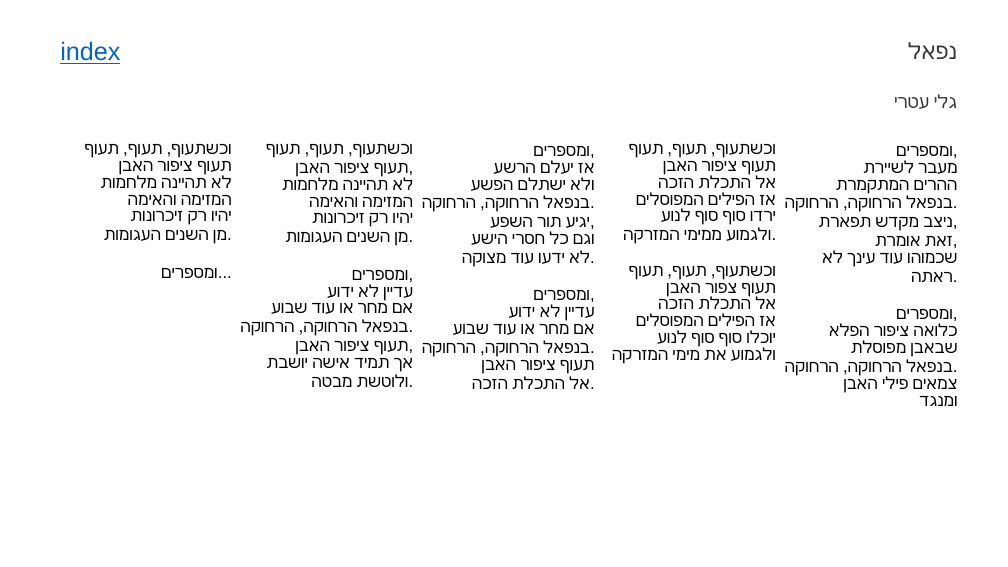
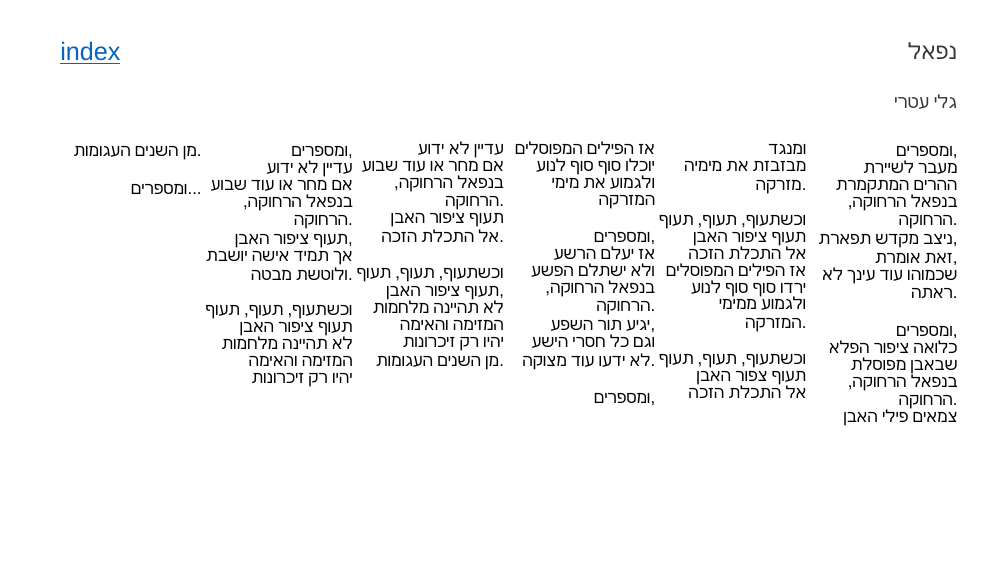
Before and after one commit to guypeled76/songs2slides, a slide deck: slide 89 of songs.pptx (slide 47 before the commit). Drawn at 1008x567 pixels with LibreOffice and Linux fonts; fonts in the diff are those of the drawing. Boxes give left, top, right and bottom in pixels: in the first picture for what was removed or moved away, otherwise in the second. Text is boxed around its words. In the diff, an @@ line names an element or a change of style, - is before the commit and + after.

```diff
--- a/songs.pptx
+++ b/songs.pptx
@@ table at (50, 141, 958, 544) @@
-column 1: וכשתעוף, תעוף, תעוף / תעוף ציפור האבן / לא תהיינה מלחמות / המזימה והאימה / יהיו רק זיכרונות / מן השנים העגומות. / ומספרים...
-column 2: וכשתעוף, תעוף, תעוף / תעוף ציפור האבן, / לא תהיינה מלחמות / המזימה והאימה / יהיו רק זיכרונות / מן השנים העגומות. / ומספרים, / עדיין לא ידוע / אם מחר או עוד שבוע / בנפאל הרחוקה, הרחוקה. / תעוף ציפור האבן, / אך תמיד אישה יושבת / ולוטשת מבטה.
-column 3: ומספרים, / אז יעלם הרשע / ולא ישתלם הפשע / בנפאל הרחוקה, הרחוקה. / יגיע תור השפע, / וגם כל חסרי הישע / לא ידעו עוד מצוקה. / ומספרים, / עדיין לא ידוע / אם מחר או עוד שבוע / בנפאל הרחוקה, הרחוקה. / תעוף ציפור האבן / אל התכלת הזכה.
-column 4: וכשתעוף, תעוף, תעוף / תעוף ציפור האבן / אל התכלת הזכה / אז הפילים המפוסלים / ירדו סוף סוף לנוע / ולגמוע ממימי המזרקה. / וכשתעוף, תעוף, תעוף / תעוף צפור האבן / אל התכלת הזכה / אז הפילים המפוסלים / יוכלו סוף סוף לנוע / ולגמוע את מימי המזרקה
-column 5: ומספרים, / מעבר לשיירת / ההרים המתקמרת / בנפאל הרחוקה, הרחוקה. / ניצב מקדש תפארת, / זאת אומרת, / שכמוהו עוד עינך לא ראתה. / ומספרים, / כלואה ציפור הפלא / שבאבן מפוסלת / בנפאל הרחוקה, הרחוקה. / צמאים פילי האבן / ומנגד
+column 1: מן השנים העגומות. / ומספרים...
+column 2: ומספרים, / עדיין לא ידוע / אם מחר או עוד שבוע / בנפאל הרחוקה, הרחוקה. / תעוף ציפור האבן, / אך תמיד אישה יושבת / ולוטשת מבטה. / וכשתעוף, תעוף, תעוף / תעוף ציפור האבן / לא תהיינה מלחמות / המזימה והאימה / יהיו רק זיכרונות
+column 3: עדיין לא ידוע / אם מחר או עוד שבוע / בנפאל הרחוקה, הרחוקה. / תעוף ציפור האבן / אל התכלת הזכה. / וכשתעוף, תעוף, תעוף / תעוף ציפור האבן, / לא תהיינה מלחמות / המזימה והאימה / יהיו רק זיכרונות / מן השנים העגומות.
+column 4: אז הפילים המפוסלים / יוכלו סוף סוף לנוע / ולגמוע את מימי המזרקה / ומספרים, / אז יעלם הרשע / ולא ישתלם הפשע / בנפאל הרחוקה, הרחוקה. / יגיע תור השפע, / וגם כל חסרי הישע / לא ידעו עוד מצוקה. / ומספרים,
+column 5: ומנגד / מבזבזת את מימיה מזרקה. / וכשתעוף, תעוף, תעוף / תעוף ציפור האבן / אל התכלת הזכה / אז הפילים המפוסלים / ירדו סוף סוף לנוע / ולגמוע ממימי המזרקה. / וכשתעוף, תעוף, תעוף / תעוף צפור האבן / אל התכלת הזכה
+column 6: ומספרים, / מעבר לשיירת / ההרים המתקמרת / בנפאל הרחוקה, הרחוקה. / ניצב מקדש תפארת, / זאת אומרת, / שכמוהו עוד עינך לא ראתה. / ומספרים, / כלואה ציפור הפלא / שבאבן מפוסלת / בנפאל הרחוקה, הרחוקה. / צמאים פילי האבן
```
Also in this commit, not shown: 61 other slides changed, 59 slides added, 8 other files.
